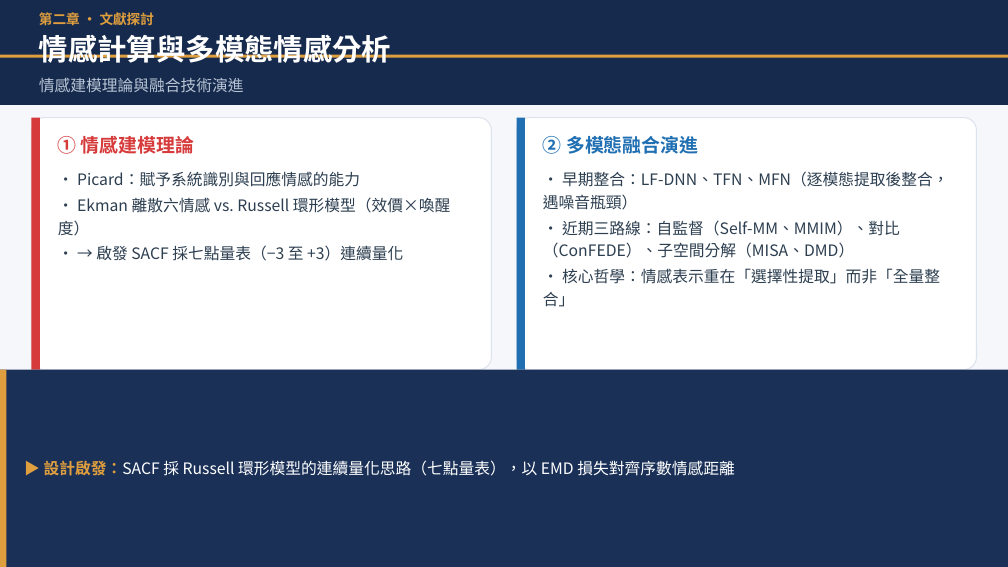
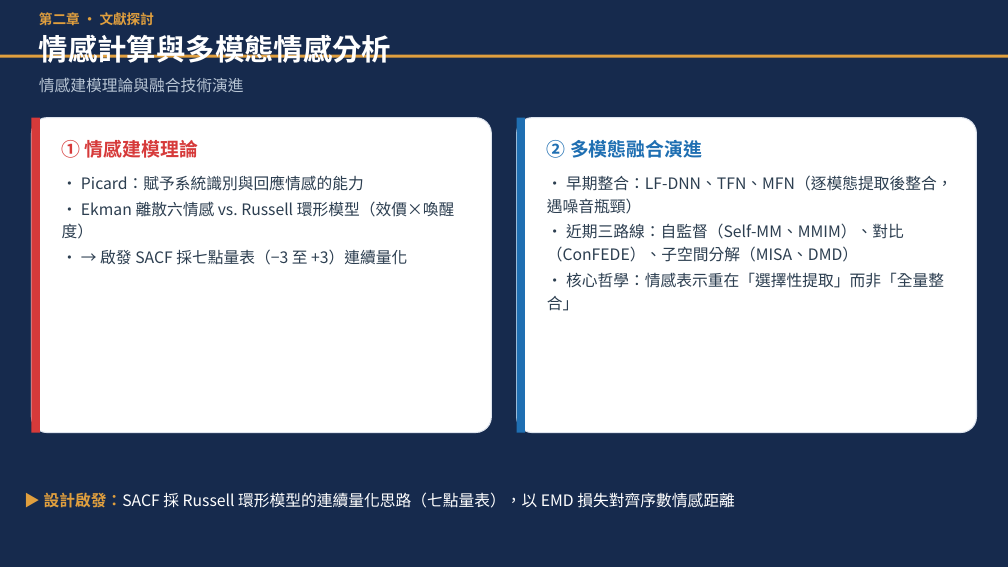
Before and after one commit to ws97109/aitwon_noemotion, a slide deck: slide 9 of ppt/李昇峰_碩士論文口試簡報.pptx. Drawn at 1008x567 pixels with LibreOffice and Linux fonts; fonts in the diff are those of the drawing. Boxes give left, top, right and bottom in pixels: in the first picture for what was removed or moved away, otherwise in the second. Text is boxed around its words. In the diff, an @@ line names an element or a change of style, - is before the commit and + after.

```diff
--- a/ppt/李昇峰_碩士論文口試簡報.pptx
+++ b/ppt/李昇峰_碩士論文口試簡報.pptx
@@ background #F5F7FA to #162A4D @@
@@ rectangle removed at (0, 0, 1008, 105) @@
@@ rounded rectangle: place and size @@
-rounded rectangle at (32, 118, 492, 370)
+rounded rectangle at (32, 118, 492, 433)
@@ rectangle: place and size @@
-rectangle at (32, 118, 40, 370)
+rectangle at (32, 118, 40, 433)
@@ rounded rectangle: place and size @@
-rounded rectangle at (516, 118, 976, 370)
+rounded rectangle at (516, 118, 976, 433)
@@ rectangle: place and size @@
-rectangle at (516, 118, 525, 370)
+rectangle at (516, 118, 525, 433)
@@ text "① 情感建模理論": place and size @@
-text "① 情感建模理論" at (58, 136, 450, 261)
+text "① 情感建模理論" at (62, 140, 454, 265)
@@ text "② 多模態融合演進": place and size @@
-text "② 多模態融合演進" at (543, 136, 948, 307)
+text "② 多模態融合演進" at (547, 140, 952, 311)
@@ rectangle removed at (0, 370, 1008, 567) @@
@@ rectangle removed at (0, 370, 6, 567) @@
@@ text "▶ 設計啟發：SACF 採 Russell 環形模型的連續量化思路（七點量表），以 ...": place and size @@
-text "▶ 設計啟發：SACF 採 Russell 環形模型的連續量化思路（七點量表），以 ..." at (44, 460, 734, 476)
+text "▶ 設計啟發：SACF 採 Russell 環形模型的連續量化思路（七點量表），以 ..." at (44, 492, 734, 508)
```
Also in this commit, not shown: 7 other slides changed, 8 other files.
